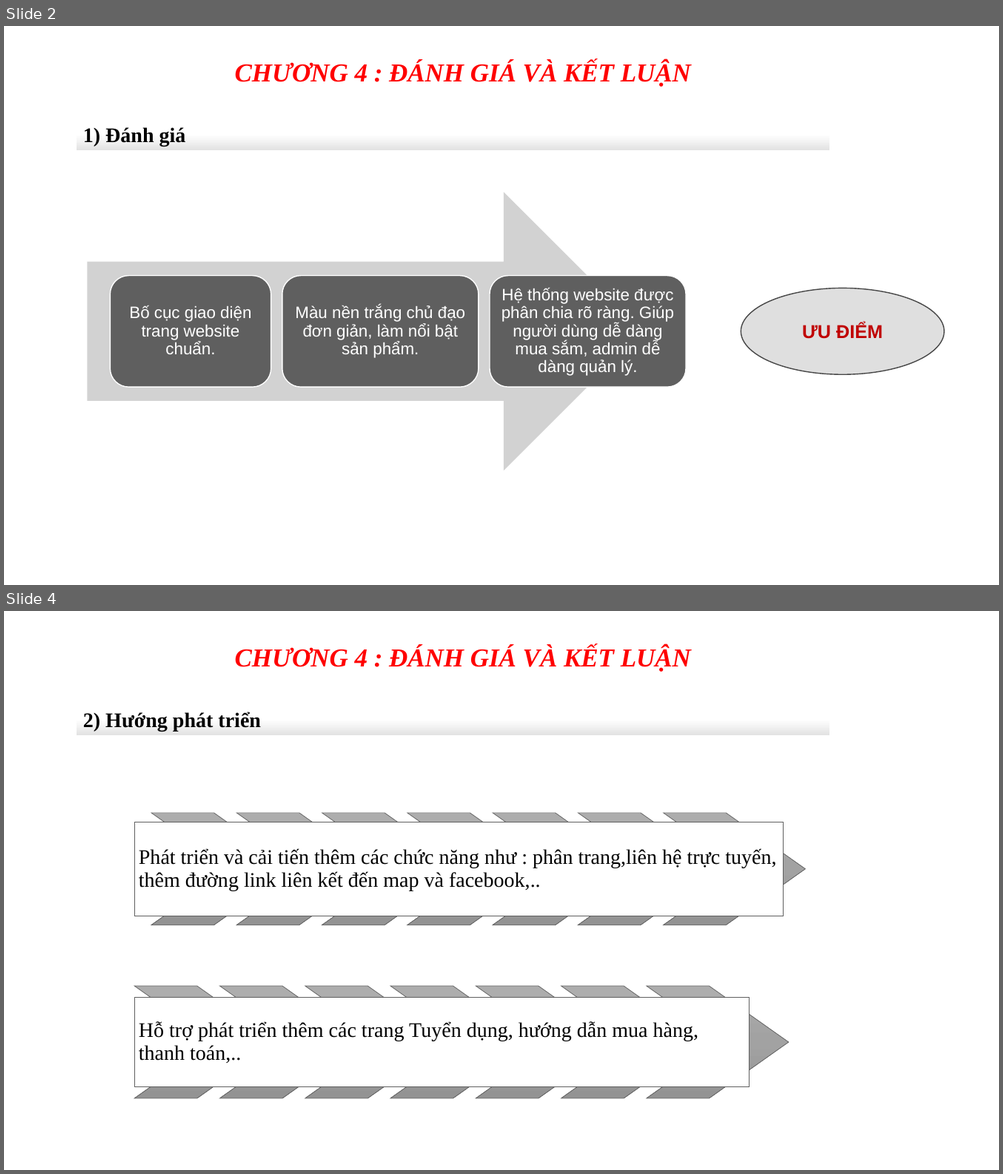
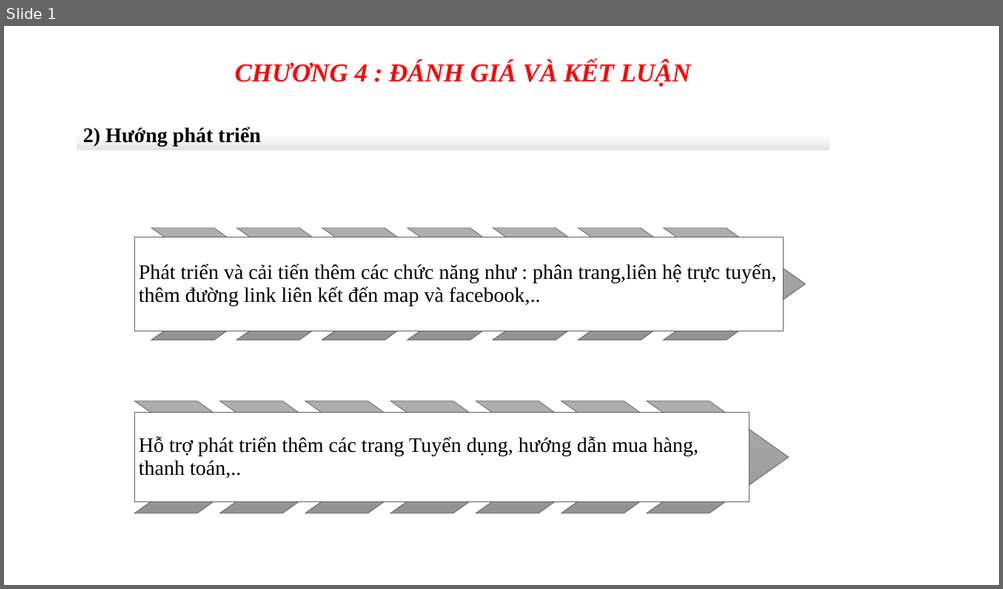
Before and after one commit to vothihoangyen/demo8-6, a slide deck: BỘ-TÀI-NGUYÊN-MÔI-TRƯỜNG-1.pptx. Shown one above the other, each under a label of ours: slides 2 and 4 before the commit, slide 1 after it; the slides between them are not shown. The pictures are 1003x1174 and 1003x589 pixels, drawn with LibreOffice and Linux fonts; fonts in the diff are those of the drawing; background and template pictures are left out. Boxes give left, top, right and bottom in pixels: in the first picture for what was removed or moved away, otherwise in the second. Text is boxed around its words. In the diff, an @@ line names an element or a change of style, - is before the commit and + after.

Commit message:
xoa con 1 trang

```diff
--- a/BỘ-TÀI-NGUYÊN-MÔI-TRƯỜNG-1.pptx
+++ b/BỘ-TÀI-NGUYÊN-MÔI-TRƯỜNG-1.pptx
@@ slide 2 removed at <box>4,26,999,585</box>, background picture (left out) @@
@@ text removed at <box>235,61,691,87</box> @@
-CHƯƠNG 4 : ĐÁNH GIÁ VÀ KẾT LUẬN
@@ rectangle removed at <box>76,118,829,150</box> @@
-1) Đánh giá
@@ group removed at <box>87,192,686,471</box>: 3 freeform shapes, 1 right arrow @@
-Bố cục giao diện trang website chuẩn.
-Màu nền trắng chủ đạo đơn giản, làm nổi bật sản phẩm.
-Hệ thống website được phân chia rõ ràng. Giúp người dùng dễ dàng mua sắm, admin dễ dàng quản lý.
@@ ellipse removed at <box>740,289,943,375</box> @@
-ƯU ĐIỂM
@@ what was slide 4 is now slide 1 @@
```
Also in this commit, not shown: 2 other slides removed.
